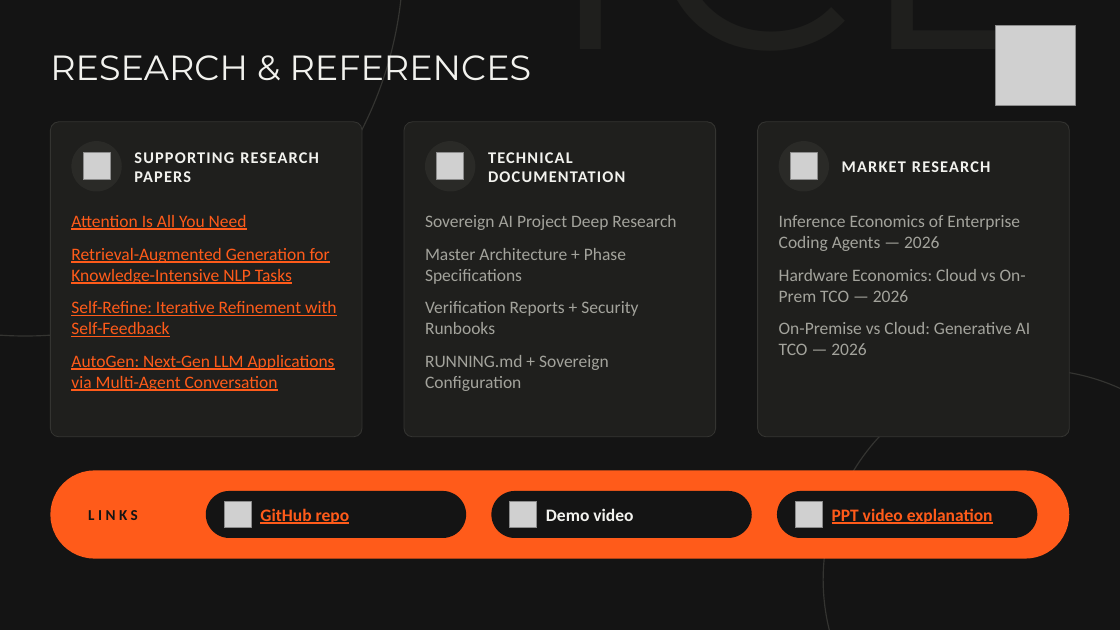
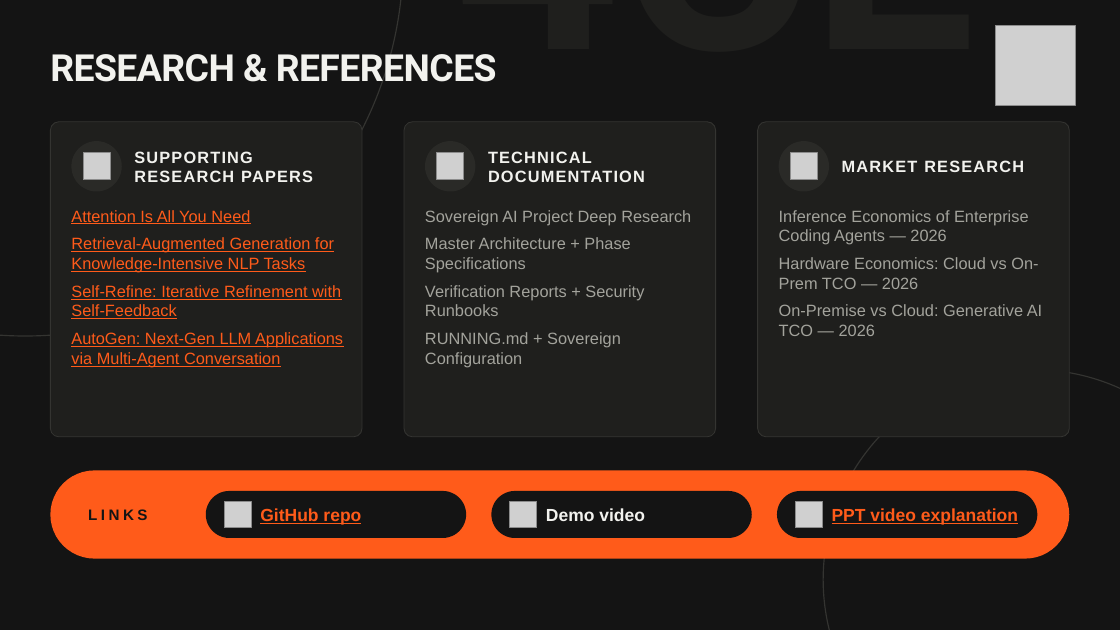
Before and after one commit to Yash3510/Multi-LLM-Agentic-Ai, a slide deck: slide 9 of presentation/Team-Kern-SIH2026-Sovereign-AI.pptx. Drawn at 1120x630 pixels with LibreOffice and Linux fonts; fonts in the diff are those of the drawing; grey boxes stand for pictures. Boxes give left, top, right and bottom in pixels: in the first picture for what was removed or moved away, otherwise in the second. Text is boxed around its words. In the diff, an @@ line names an element or a change of style, - is before the commit and + after.

```diff
--- a/presentation/Team-Kern-SIH2026-Sovereign-AI.pptx
+++ b/presentation/Team-Kern-SIH2026-Sovereign-AI.pptx
@@ text "4CE" at (454, 54, 976, 82): font Montserrat to Roboto, bold on @@
@@ text "RESEARCH & REFERENCES" at (50, 54, 497, 82): size 30 to 32 pt, font Montserrat to Roboto, letter spacing 0 to -0.5 pt, bold on @@
@@ size 15 to 14 pt, font Calibri to Arial; less space between paragraphs in 3 elements at (71, 210, 343, 367), (425, 210, 691, 367), (779, 210, 1042, 336) @@
@@ font Calibri to Arial in 7 elements at (134, 151, 313, 182), (488, 151, 645, 182), (842, 160, 1024, 172), (88, 509, 147, 520), (260, 508, 361, 525), (546, 508, 645, 521), (832, 508, 1018, 525) @@
```
Also in this commit, not shown: 9 other slides changed, 6 other files.
